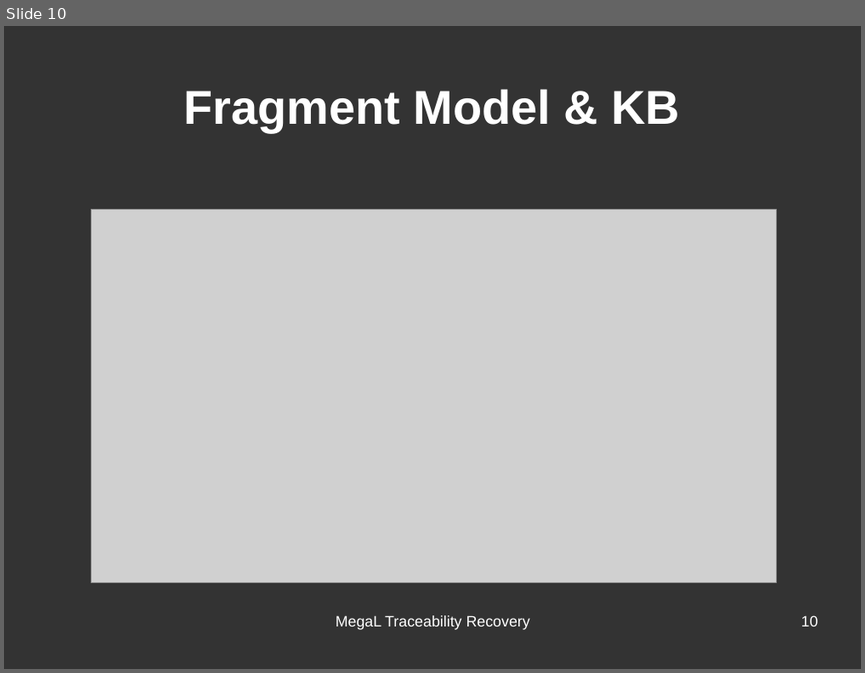
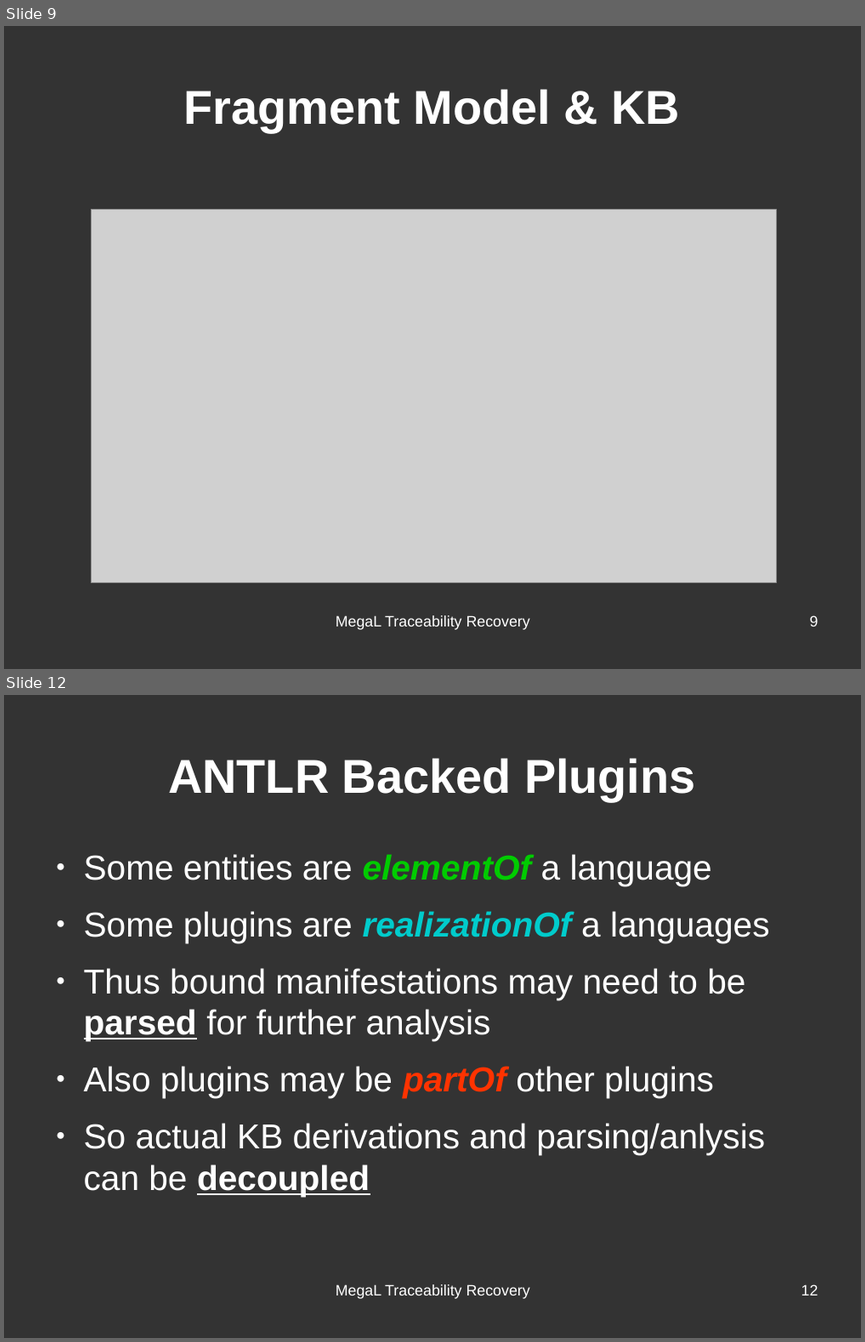
Before and after one commit to hayasam/megal-tr, a slide deck: slides/meeting-2016-06-28/meeting-2016-06-28.odp. Shown one above the other, each under a label of ours: slide 10 before the commit, slides 9 and 12 after it; the slides between them are not shown. The pictures are 865x673 and 865x1342 pixels, drawn with LibreOffice and Linux fonts; fonts in the diff are those of the drawing; grey boxes stand for pictures. Boxes give left, top, right and bottom in pixels: in the first picture for what was removed or moved away, otherwise in the second. Text is boxed around its words. In the diff, an @@ line names an element or a change of style, - is before the commit and + after.

```diff
--- a/slides/meeting-2016-06-28/meeting-2016-06-28.odp
+++ b/slides/meeting-2016-06-28/meeting-2016-06-28.odp
@@ slide 12 added at (4, 695, 861, 1338), background #333333 @@
@@ title added at (168, 758, 695, 801), 44 pt, text #FFFFFF, bold @@
+ANTLR Backed Plugins
@@ text added at (84, 854, 770, 1196), 32 pt, text #FFFFFF @@
+● Some entities are elementOf a language
+● Some plugins are realizationOf a languages
+● Thus bound manifestations may need to be parsed for further analysis
+● Also plugins may be partOf other plugins
+● So actual KB derivations and parsing/anlysis can be decoupled
@@ text added at (336, 1284, 530, 1299), 14 pt, text #FFFFFF @@
+MegaL Traceability Recovery
@@ page number added at (801, 1284, 818, 1295), 14 pt, text #FFFFFF @@
+12
@@ what was slide 10 is now slide 9 @@
@@ page number at (810, 615, 818, 626): text changed @@
-10
+9
```
Also in this commit, not shown: 11 slides changed, 4 other slides added, 5 slides removed, 1 other file.
